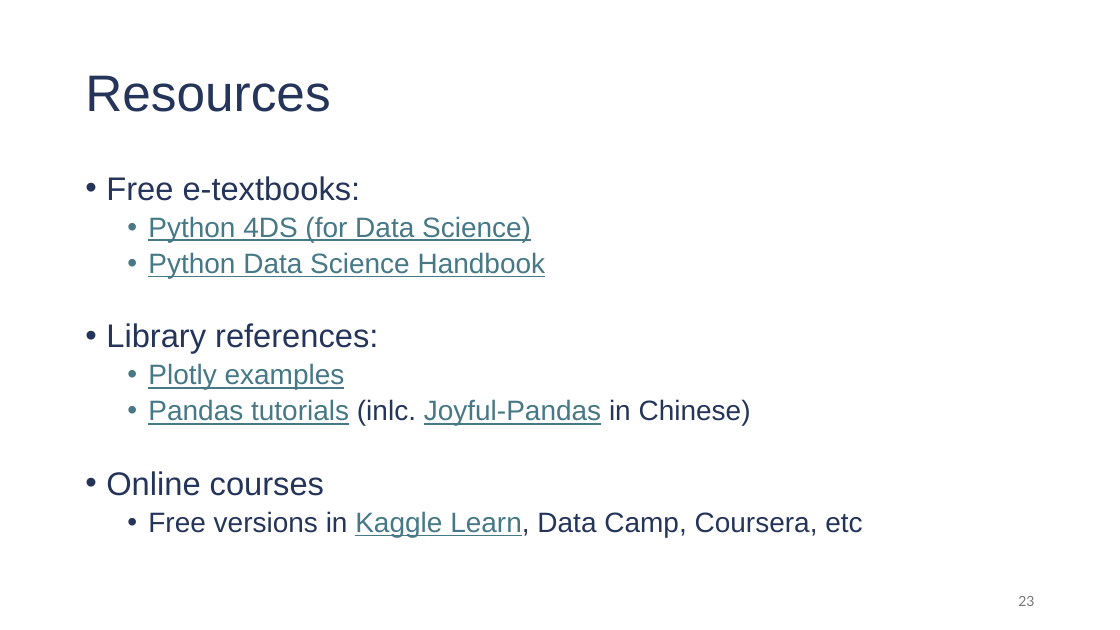
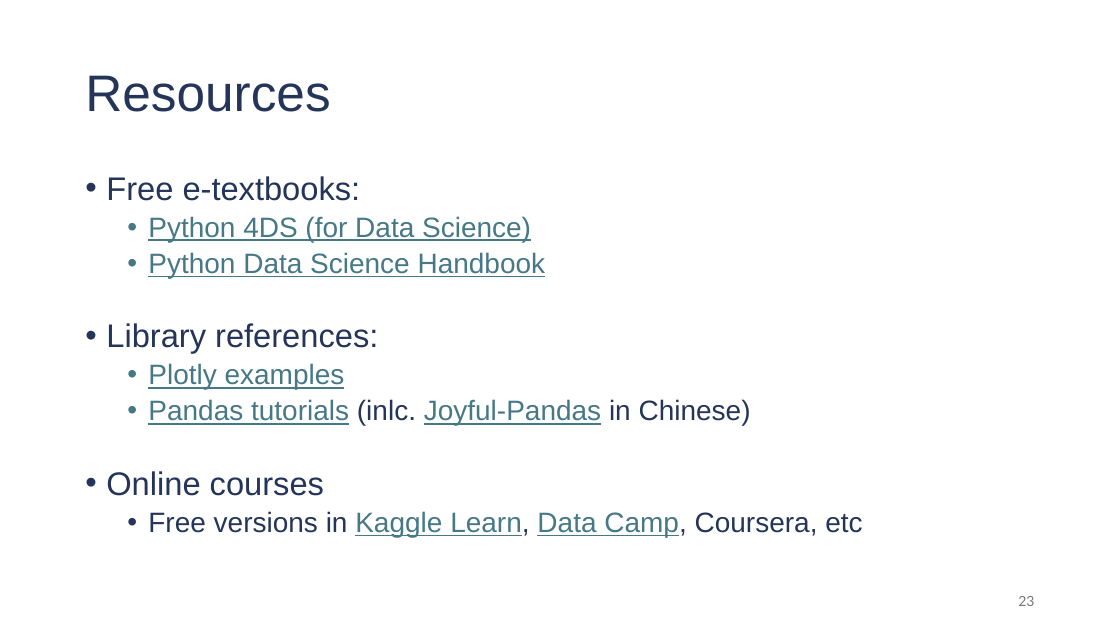
Before and after one commit to damouras/damouras.github.io, a slide deck: slide 23 of files/Presentation.pptx. Drawn at 1120x630 pixels with LibreOffice and Linux fonts; fonts in the diff are those of the drawing. Boxes give left, top, right and bottom in pixels: in the first picture for what was removed or moved away, otherwise in the second. Text is boxed around its words. In the diff, an @@ line names an element or a change of style, - is before the commit and + after.

```diff
--- a/files/Presentation.pptx
+++ b/files/Presentation.pptx
@@ text at box(148, 511, 862, 537): text colour #25355A to #467886, underline on in "Data Camp," @@
```
Also in this commit, not shown: 2 other files.
